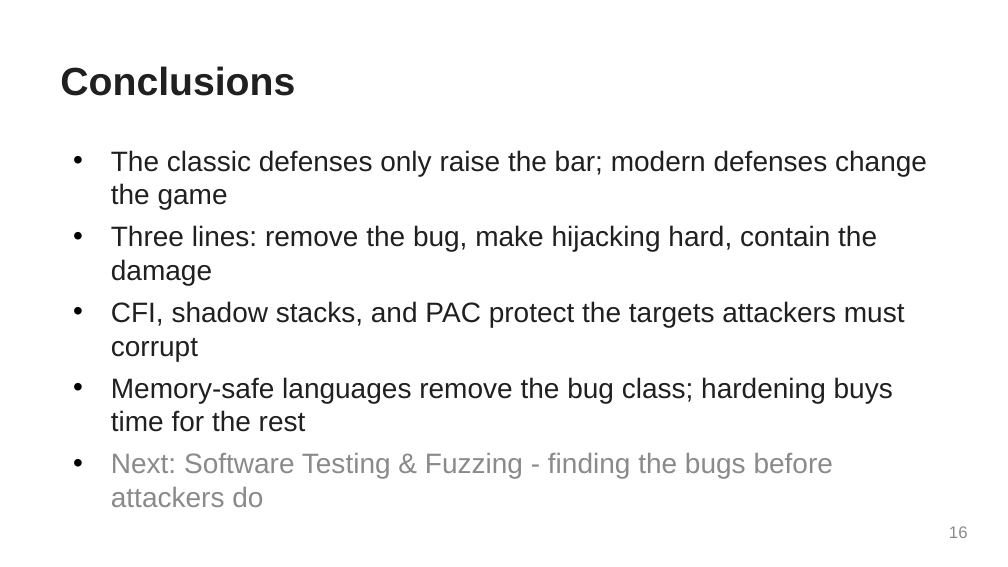
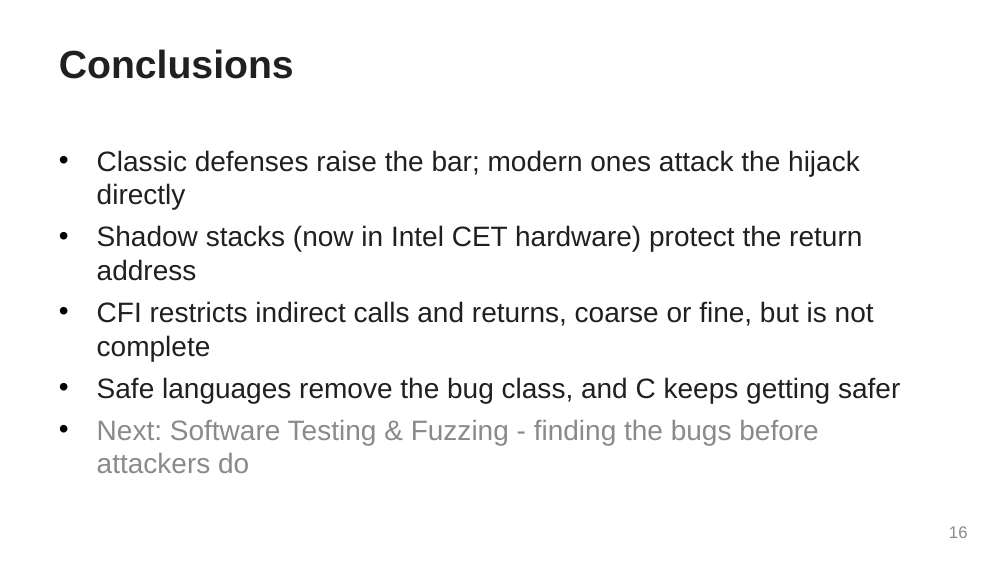
Before and after one commit to Sizvy/CS165_F26_labs, a slide deck: slide 16 of edc_slides/09_current_defenses.pptx. Drawn at 1008x567 pixels with LibreOffice and Linux fonts; fonts in the diff are those of the drawing. Boxes give left, top, right and bottom in pixels: in the first picture for what was removed or moved away, otherwise in the second. Text is boxed around its words. In the diff, an @@ line names an element or a change of style, - is before the commit and + after.

Commit message:
slides

```diff
--- a/edc_slides/09_current_defenses.pptx
+++ b/edc_slides/09_current_defenses.pptx
@@ title "Conclusions": place and size @@
-title "Conclusions" at (60, 66, 295, 96)
+title "Conclusions" at (59, 49, 294, 79)
@@ text "Classic defenses raise the bar; ...": place and size @@
-text "Classic defenses raise the bar; ..." at (111, 150, 927, 507)
+text "Classic defenses raise the bar; ..." at (97, 150, 900, 473)
@@ text at (97, 150, 900, 403): text changed @@
-• The classic defenses only raise the bar; modern defenses change the game
-• Three lines: remove the bug, make hijacking hard, contain the damage
-• CFI, shadow stacks, and PAC protect the targets attackers must corrupt
-• Memory-safe languages remove the bug class; hardening buys time for the rest
+• Classic defenses raise the bar; modern ones attack the hijack directly
+• Shadow stacks (now in Intel CET hardware) protect the return address
+• CFI restricts indirect calls and returns, coarse or fine, but is not complete
+• Safe languages remove the bug class, and C keeps getting safer
```
Also in this commit, not shown: 4 other slides changed, 12 slides added, 12 slides removed.
